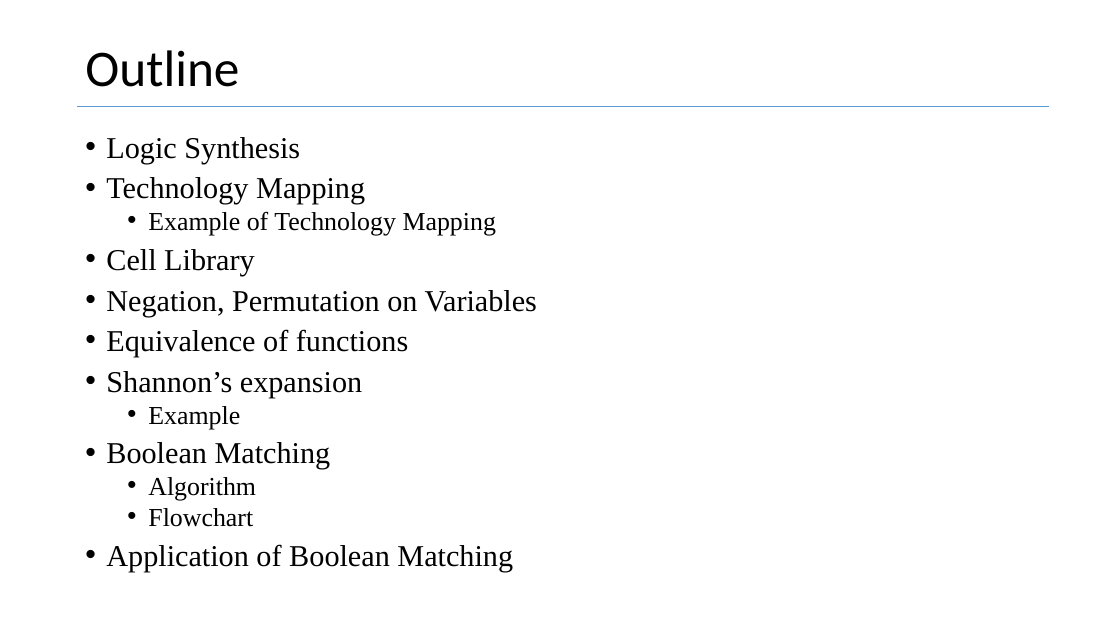
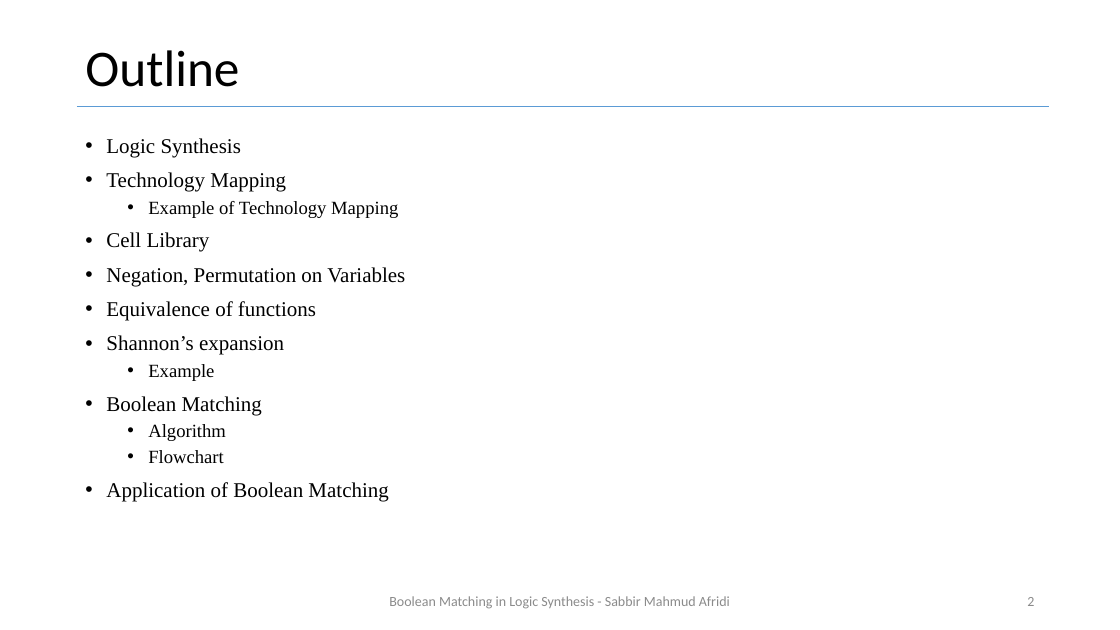
Before and after one commit to smahmuddz/logicSynthesis, a slide deck: slide 2 of Presentation.pptx. Drawn at 1120x630 pixels with LibreOffice and Linux fonts; fonts in the diff are those of the drawing. Boxes give left, top, right and bottom in pixels: in the first picture for what was removed or moved away, otherwise in the second. Text is boxed around its words. In the diff, an @@ line names an element or a change of style, - is before the commit and + after.

```diff
--- a/Presentation.pptx
+++ b/Presentation.pptx
@@ text "Logic Synthesis" at box(106, 138, 405, 502): size 25.9 to 18 pt in "Logic Synthesis", "Technology Mapping", "Cell Library", "Negation, Permutation on Variables" and 4 more places; size 22.2 to 16 pt in "Example of Technology Mapping", "Example", "Algorithm", "Flowchart"; line spacing 0.8 to 0.9 @@
@@ text added at box(389, 596, 730, 609), 12 pt, text #8C8C8C @@
+Boolean Matching in Logic Synthesis - Sabbir Mahmud Afridi
@@ page number added at box(1027, 597, 1034, 606), 12 pt, text #8C8C8C @@
+2
```
Also in this commit, not shown: 31 other slides changed, 1 slide added, 1 slide removed.
